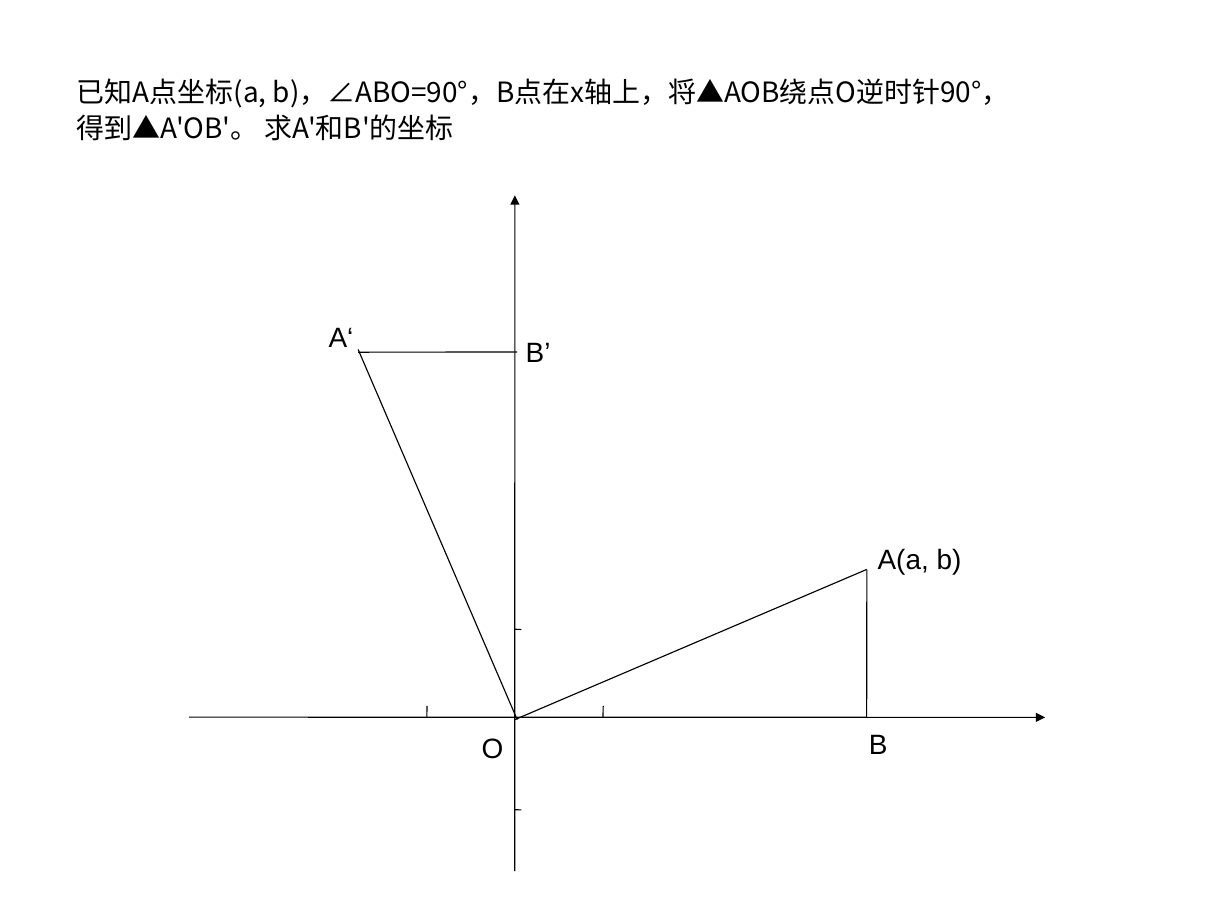
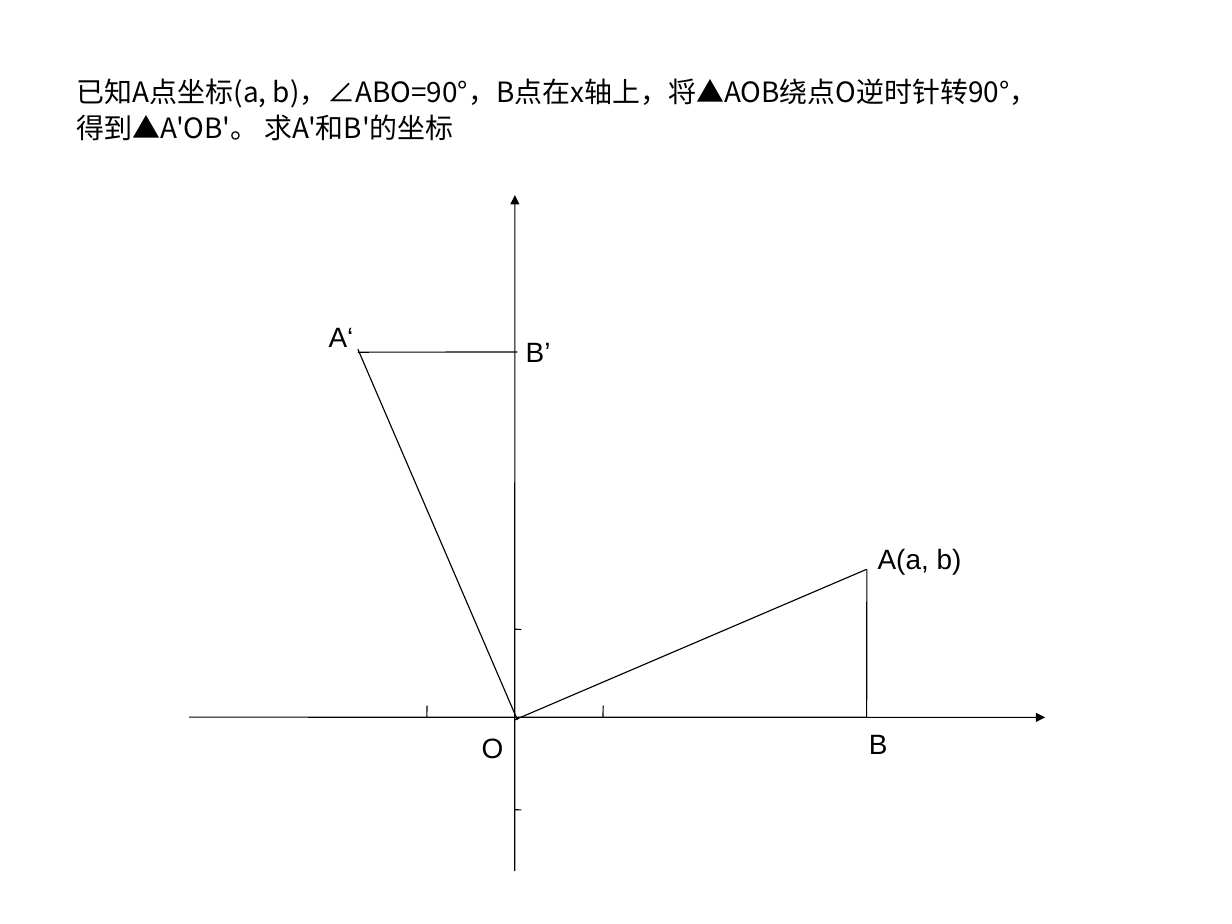
Before and after one commit to ericzhang/english-math, a slide deck: slide 6 of math/grade-8-上/8上数学北师大版-unit-3-位置与坐标.ppt. Drawn at 1232x924 pixels with LibreOffice and Linux fonts; fonts in the diff are those of the drawing. Boxes give left, top, right and bottom in pixels: in the first picture for what was removed or moved away, otherwise in the second. Text is boxed around its words. In the diff, an @@ line names an element or a change of style, - is before the commit and + after.

```diff
--- a/math/grade-8-上/8上数学北师大版-unit-3-位置与坐标.ppt
+++ b/math/grade-8-上/8上数学北师大版-unit-3-位置与坐标.ppt
@@ text at [77,78,1038,108]: text changed @@
-已知A点坐标(a, b)，∠ABO=90°，B点在x轴上，将▲AOB绕点O逆时针90°，
+已知A点坐标(a, b)，∠ABO=90°，B点在x轴上，将▲AOB绕点O逆时针转90°，
```
Also in this commit, not shown: 1 slide added, 6 other files.
